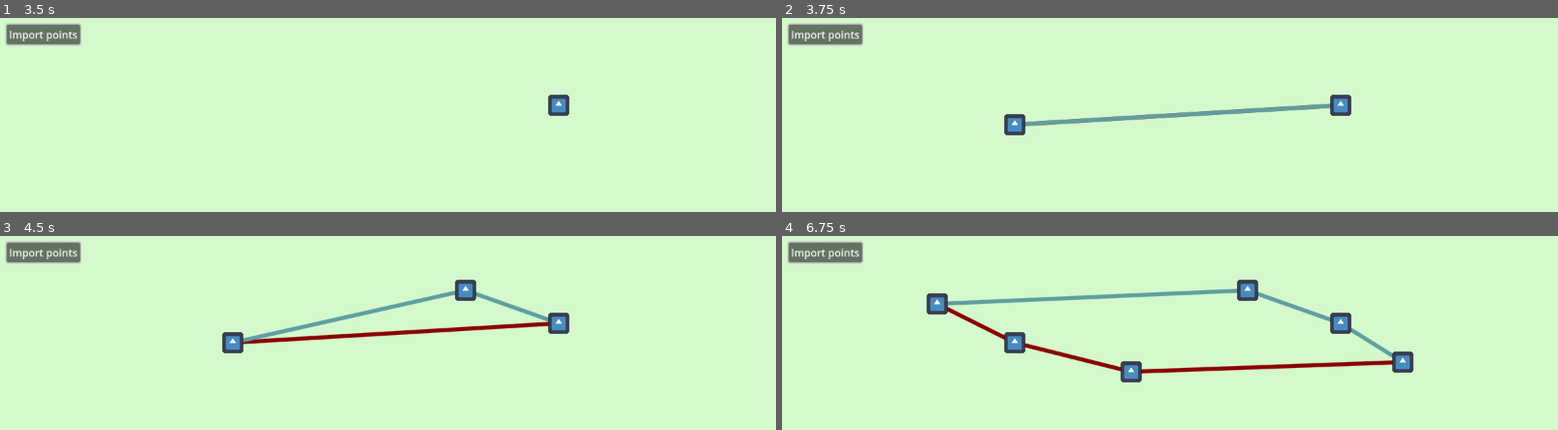
Above: before the commit, frames 1-4 (two rows, left to right).
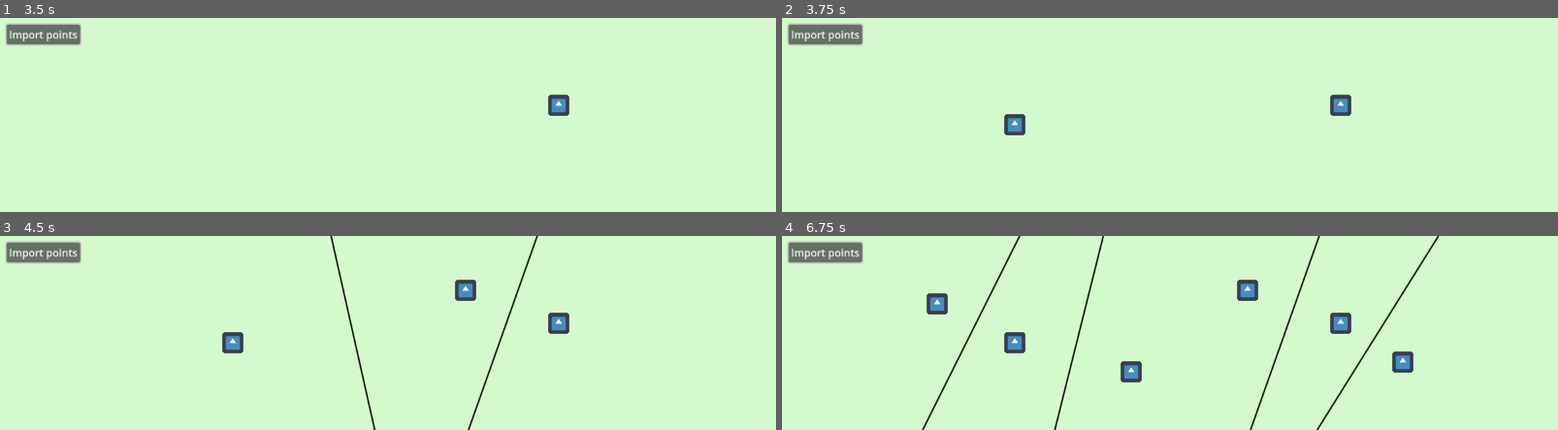
Above: after the commit, the same moments.

Repository: riorio805/geokom
Game: Godot game, scene res://main.tscn
Same seed, same stepped clock (60 frames per second), same inputs: the game is played once before the commit and once after it. The engine's default icon, where the game draws it, is replaced by a stand-in: a white triangle on a blue panel in a dark square.
Inputs (mouse positions are in pixels of both pictures, inside the frame that each line leads up to):
- Up to frame 1 (3.5 s): click "Import points" at 0.5 s; click "Import points" at 1.25 s; click "Import points" at 2 s; tap Enter at 2.75 s; move the mouse to (558, 105) at 2.77 s; click (558, 105) at 2.92 s
- Up to frame 2 (3.75 s): tap R (debug_reset) at 3.5 s; drag from (1014, 124) to (1131, 153) at 3.52 s
- Up to frame 3 (4.5 s): tap R (debug_reset) at 4.25 s; move the mouse to (465, 290) at 4.27 s; click (465, 290) at 4.42 s
- Up to frame 4 (6.75 s): tap R (debug_reset) at 5, 5.75, 6.5 s; drag from (1131, 371) to (937, 303) at 5.02 s; move the mouse to (1402, 362) at 5.77 s; click (1402, 362) at 5.92 s; drag from (937, 303) to (1053, 284) at 6.52 s

Frame 1 is identical in both runs. In frame 2, 1.0% of the frame differs, in the area x 31-71%, y 44-56%; in frame 3, 2.6%; in frame 4, 4.0%, in the area x 18-85%, y 0-100%.

Commit message:
merge to origin/main

Diff:
--- a/fredo's playground/avl_tree.gd
+++ b/fredo's playground/avl_tree.gd
@@ -1,7 +1,7 @@
 # AVLTree.gd
 class_name AVLTree
 
-const EPS = 3.0
+const EPS = 0.2
 var root: AVLNode = null
 
 signal add_circle_event(y, x)
--- a/fredo's playground/fredo.tscn
+++ b/fredo's playground/fredo.tscn
@@ -1,18 +1,29 @@
-[gd_scene load_steps=5 format=3 uid="uid://2hdyns8skmwf"]
+[gd_scene load_steps=5 format=3 uid="uid://b8p2jli64pxs0"]
 
-[ext_resource type="Script" path="res://main.gd" id="1_mbnjv"]
-[ext_resource type="Script" path="res://fredo's playground/voronoi_fredo.gd" id="2_63652"]
-[ext_resource type="PackedScene" uid="uid://53jcmh16ml7c" path="res://objects/dots.tscn" id="3_4ncfd"]
-[ext_resource type="Script" path="res://camera.gd" id="4_x8ieo"]
+[ext_resource type="Script" path="res://main.gd" id="1_0b3sm"]
+[ext_resource type="PackedScene" uid="uid://bppbm3gee4xef" path="res://fredo's playground/voronoi_fredo.tscn" id="2_ssvg6"]
+[ext_resource type="PackedScene" uid="uid://53jcmh16ml7c" path="res://objects/dots.tscn" id="3_nbr13"]
+[ext_resource type="Script" path="res://camera.gd" id="4_xrnfc"]
 
-[node name="Fredo" type="Node2D"]
-script = ExtResource("1_mbnjv")
+[node name="Fredo" type="Node2D" node_paths=PackedStringArray("dots_node", "draw_node")]
+script = ExtResource("1_0b3sm")
+dots_node = NodePath("Dots")
+draw_node = NodePath("VoronoiFredo")
 
-[node name="Draw" type="Node2D" parent="."]
-script = ExtResource("2_63652")
+[node name="VoronoiFredo" parent="." instance=ExtResource("2_ssvg6")]
 
-[node name="Dots" parent="." instance=ExtResource("3_4ncfd")]
+[node name="Dots" parent="." instance=ExtResource("3_nbr13")]
 
 [node name="Camera2D" type="Camera2D" parent="."]
-anchor_mode = 0
-script = ExtResource("4_x8ieo")
+script = ExtResource("4_xrnfc")
+
+[node name="CanvasLayer" type="CanvasLayer" parent="."]
+
+[node name="ImportPoints" type="Button" parent="CanvasLayer"]
+offset_left = 10.0
+offset_top = 10.0
+offset_right = 124.0
+offset_bottom = 41.0
+text = "Import points"
+
+[connection signal="pressed" from="CanvasLayer/ImportPoints" to="." method="_on_import_points_pressed"]
--- /dev/null
+++ b/fredo's playground/voronoi_fredo.tscn
@@ -0,0 +1,6 @@
+[gd_scene load_steps=2 format=3 uid="uid://bppbm3gee4xef"]
+
+[ext_resource type="Script" path="res://fredo's playground/voronoi_fredo.gd" id="1_brgi7"]
+
+[node name="VoronoiFredo" type="Node2D"]
+script = ExtResource("1_brgi7")
--- a/main.tscn
+++ b/main.tscn
@@ -2,15 +2,15 @@
 
 [ext_resource type="Script" path="res://main.gd" id="1_qi70q"]
 [ext_resource type="PackedScene" uid="uid://53jcmh16ml7c" path="res://objects/dots.tscn" id="2_5118a"]
-[ext_resource type="PackedScene" uid="uid://bhbgwvsdxb5yp" path="res://objects/cvh/convex_hull.tscn" id="2_mprjy"]
+[ext_resource type="PackedScene" uid="uid://bppbm3gee4xef" path="res://fredo's playground/voronoi_fredo.tscn" id="2_nj7r3"]
 [ext_resource type="Script" path="res://camera.gd" id="4_qpr45"]
 
 [node name="Main" type="Node2D" node_paths=PackedStringArray("dots_node", "draw_node")]
 script = ExtResource("1_qi70q")
 dots_node = NodePath("Dots")
-draw_node = NodePath("Draw")
+draw_node = NodePath("VoronoiFredo")
 
-[node name="Draw" parent="." instance=ExtResource("2_mprjy")]
+[node name="VoronoiFredo" parent="." instance=ExtResource("2_nj7r3")]
 
 [node name="Dots" parent="." instance=ExtResource("2_5118a")]
 
